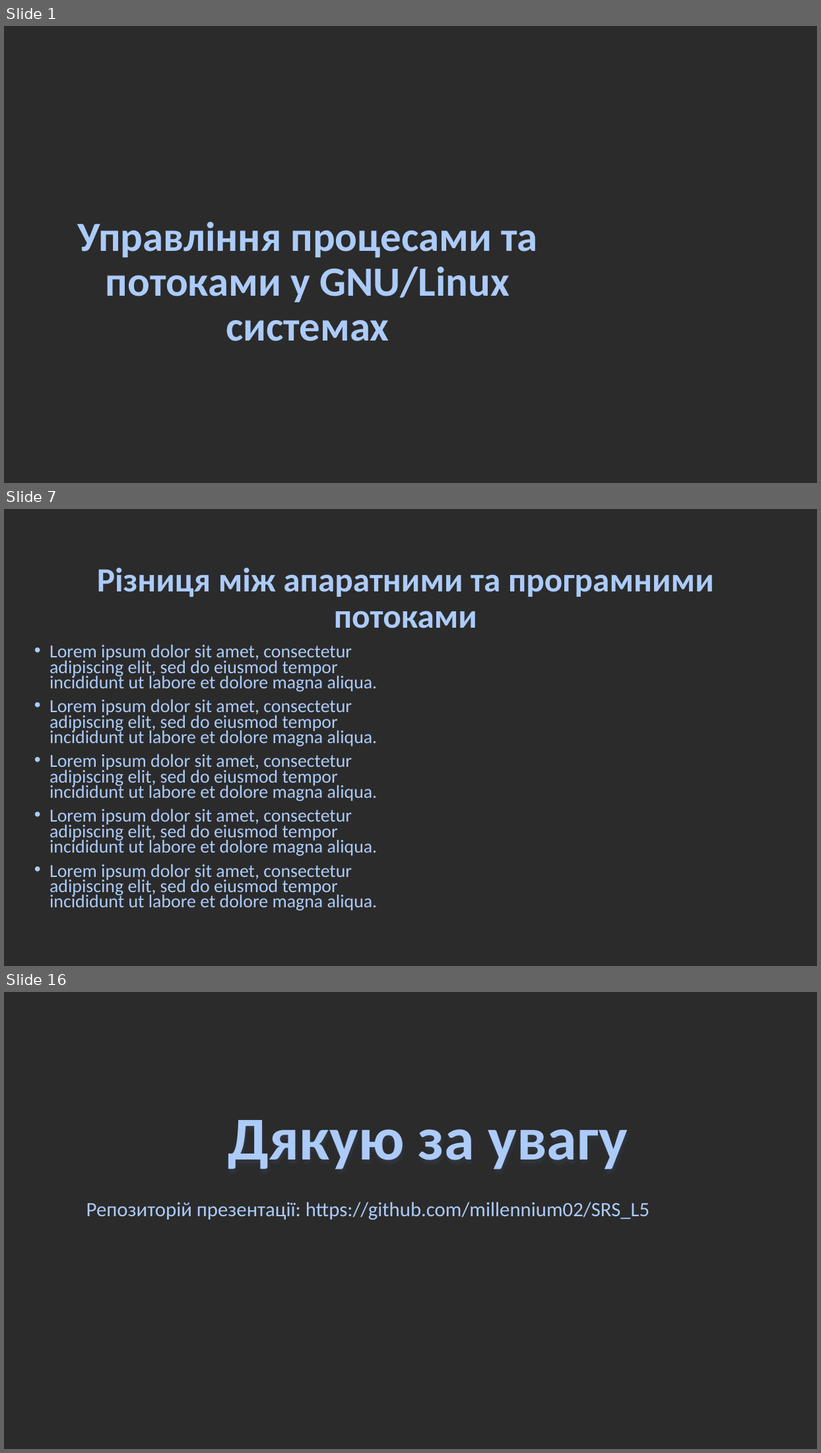
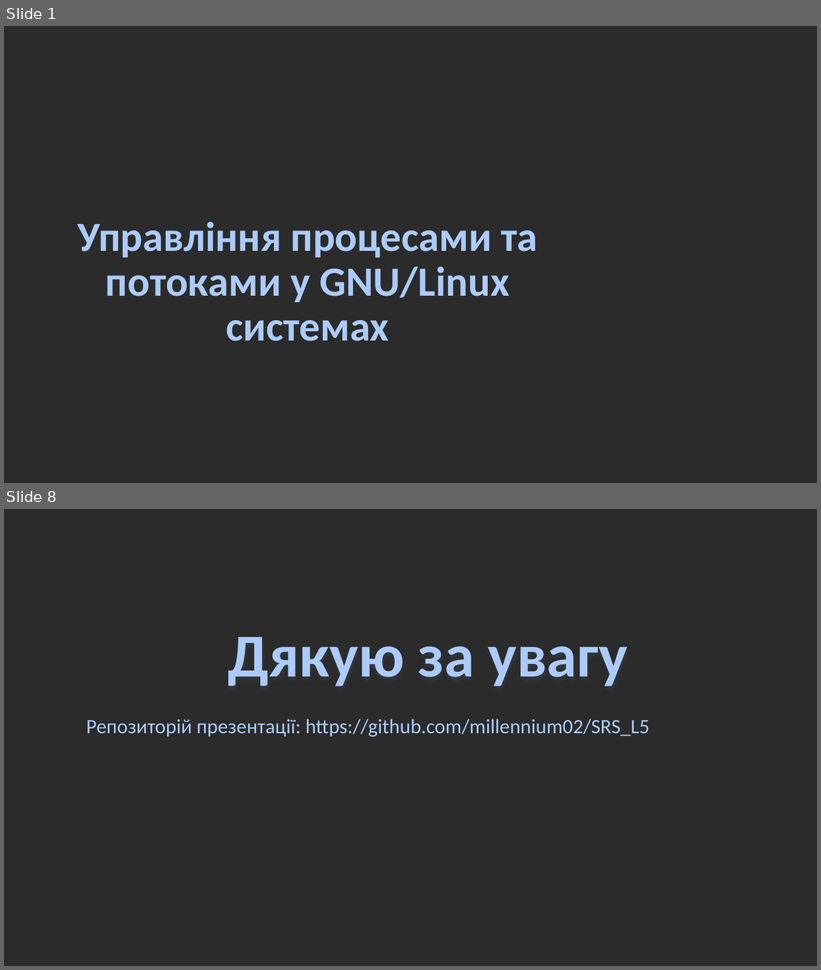
Before and after one commit to millennium02/SRS_L5, a slide deck: linux_ps&threads.odp. Shown one above the other, each under a label of ours: slides 1, 7 and 16 before the commit, slides 1 and 8 after it; the slides between them are not shown. The pictures are 821x1453 and 821x970 pixels, drawn with LibreOffice and Linux fonts; fonts in the diff are those of the drawing; background and template pictures are left out; a plain dark background stands for a picture behind light text. Boxes give left, top, right and bottom in pixels: in the first picture for what was removed or moved away, otherwise in the second. Text is boxed around its words. In the diff, an @@ line names an element or a change of style, - is before the commit and + after.

```diff
--- a/linux_ps&threads.odp
+++ b/linux_ps&threads.odp
@@ slide 7 removed at [4, 509, 817, 966], background picture (left out) @@
@@ title removed at [97, 568, 714, 628] @@
-Різниця між апаратними та програмними потоками
@@ text removed at [50, 644, 378, 911] @@
-• Lorem ipsum dolor sit amet, consectetur adipiscing elit, sed do eiusmod tempor incididunt ut labore et dolore magna aliqua.
-• Lorem ipsum dolor sit amet, consectetur adipiscing elit, sed do eiusmod tempor incididunt ut labore et dolore magna aliqua.
-• Lorem ipsum dolor sit amet, consectetur adipiscing elit, sed do eiusmod tempor incididunt ut labore et dolore magna aliqua.
-• Lorem ipsum dolor sit amet, consectetur adipiscing elit, sed do eiusmod tempor incididunt ut labore et dolore magna aliqua.
-• Lorem ipsum dolor sit amet, consectetur adipiscing elit, sed do eiusmod tempor incididunt ut labore et dolore magna aliqua.
@@ what was slide 16 is now slide 8 @@
```
Also in this commit, not shown: 6 slides changed, 7 other slides removed, 1 other file.
